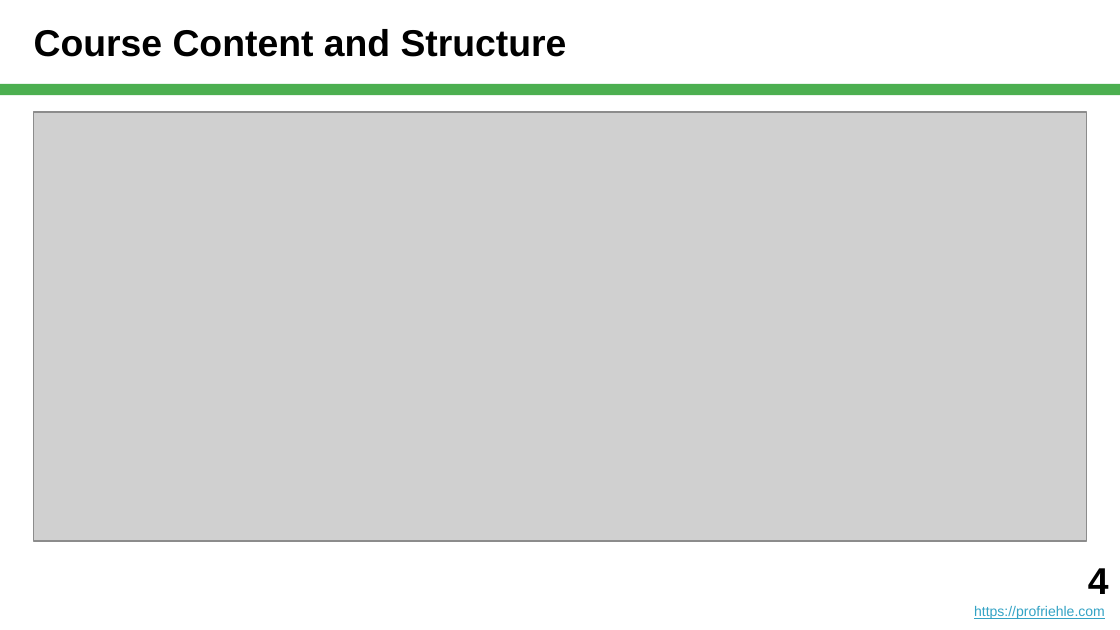
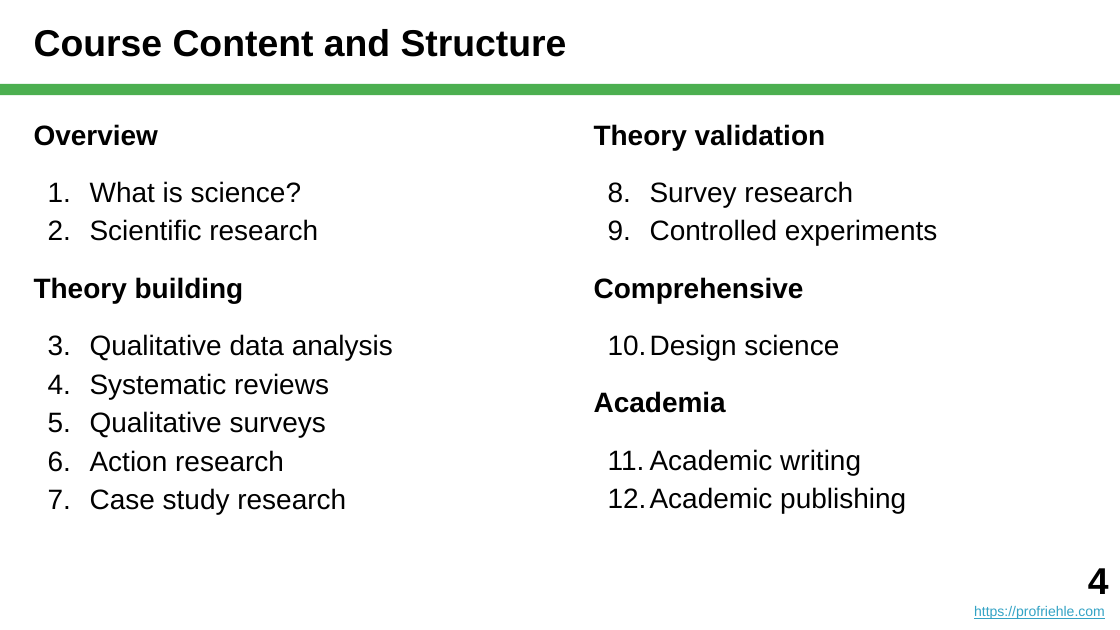
Before and after one commit to dirkriehle/nyt-course, a slide deck: slide 4 of Lecture slides/NYT A01 - Introduction.pptx. Drawn at 1120x630 pixels with LibreOffice and Linux fonts; fonts in the diff are those of the drawing; grey boxes stand for pictures. Boxes give left, top, right and bottom in pixels: in the first picture for what was removed or moved away, otherwise in the second. Text is boxed around its words. In the diff, an @@ line names an element or a change of style, - is before the commit and + after.

```diff
--- a/Lecture slides/NYT A01 - Introduction.pptx
+++ b/Lecture slides/NYT A01 - Introduction.pptx
@@ picture removed at (34,112,1086,541) @@
@@ text added at (34,124,393,515), 18 pt, text #000000 @@
+Overview
+1. What is science?
+2. Scientific research
+Theory building
+3. Qualitative data analysis
+4. Systematic reviews
+5. Qualitative surveys
+6. Action research
+7. Case study research
@@ text added at (594,124,937,513), 18 pt, text #000000 @@
+Theory validation
+8. Survey research
+9. Controlled experiments
+Comprehensive
+10. Design science
+Academia
+11. Academic writing
+12. Academic publishing
```
Also in this commit, not shown: 6 other slides changed, 40 other files.
